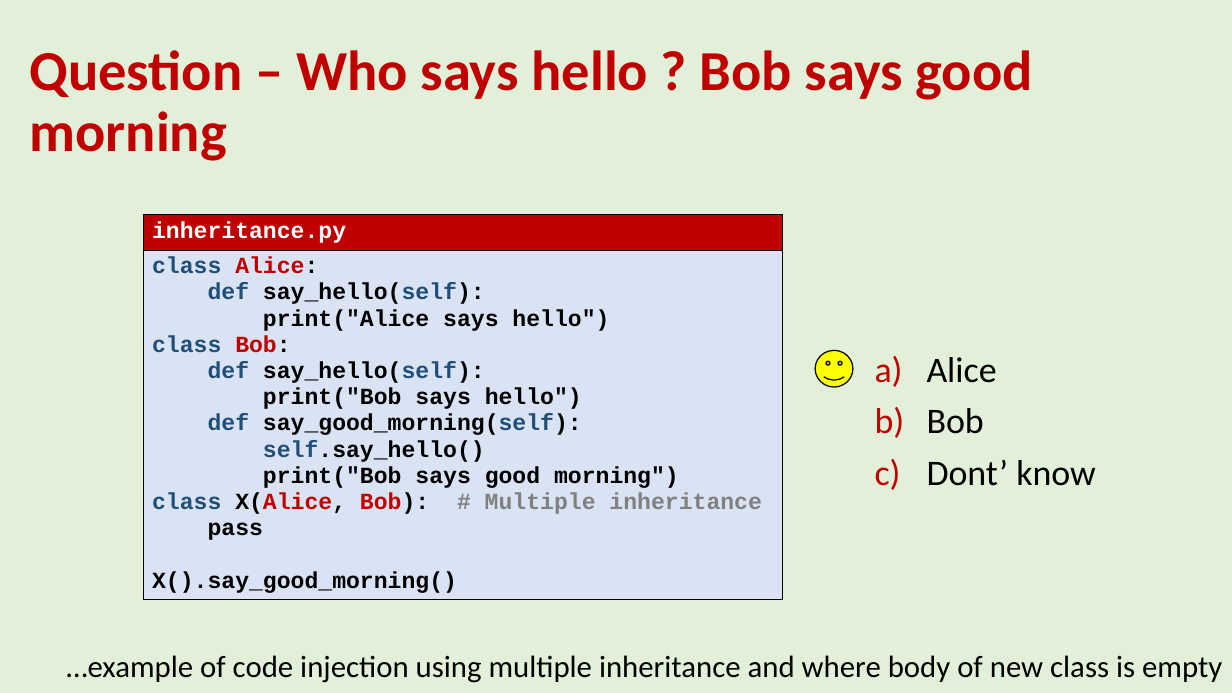
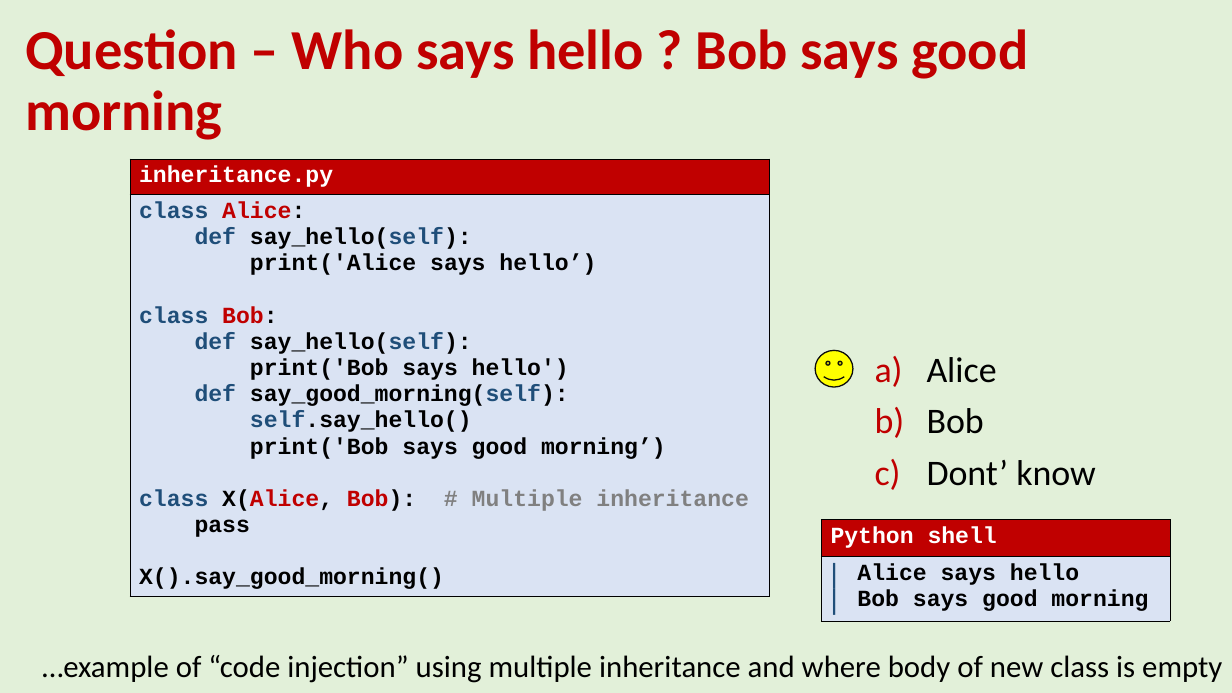
Before and after one commit to gsbrodal/gsbrodal.github.io, a slide deck: slide 16 of ipsa/slides/hierarchies.pptx. Drawn at 1232x693 pixels with LibreOffice and Linux fonts; fonts in the diff are those of the drawing. Boxes give left, top, right and bottom in pixels: in the first picture for what was removed or moved away, otherwise in the second. Text is boxed around its words. In the diff, an @@ line names an element or a change of style, - is before the commit and + after.

```diff
--- a/ipsa/slides/hierarchies.pptx
+++ b/ipsa/slides/hierarchies.pptx
@@ title "Question – Who says hello ..." moved from (x1=30, y1=50, x2=1033, y2=161) to (x1=25, y1=29, x2=1028, y2=140) @@
@@ table at (x1=130, y1=159, x2=770, y2=621) @@
@@ row 2, column 1: "class Alice: / def say_hello(self): / print("Alice says hello") / class Bob: / def say_hello(self): / print("Bob says hello") / def say_good_morning(self): / self.say_hello() / print("Bob says good morning") / class X(Alice, Bob): # Multiple inheritance / pass / X().say_good_morning()" to "class Alice: / def say_hello(self): / print('Alice says hello’) / class Bob: / def say_hello(self): / print('Bob says hello') / def say_good_morning(self): / self.say_hello() / print('Bob says good morning’) / class X(Alice, Bob): # Multiple inheritance / pass / X().say_good_morning()" @@
@@ table resized from (x1=143, y1=214, x2=783, y2=621) to (x1=130, y1=159, x2=770, y2=621) @@
@@ table added at (x1=822, y1=519, x2=1171, y2=621), 2 rows, 1 columns @@
+Python shell
+Alice says hello / Bob says good morning
@@ text at (x1=42, y1=655, x2=1222, y2=683): text changed @@
-…example of code injection using multiple inheritance and where body of new class is empty
+…example of “code injection” using multiple inheritance and where body of new class is empty
```
Also in this commit, not shown: 11 other slides changed, 3 other files.
